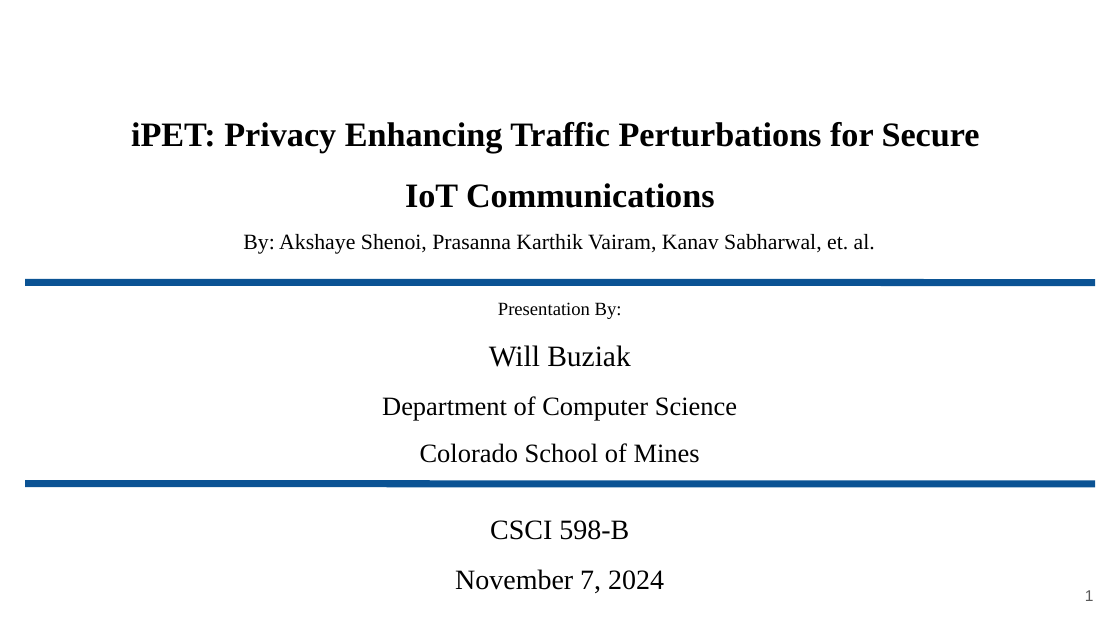
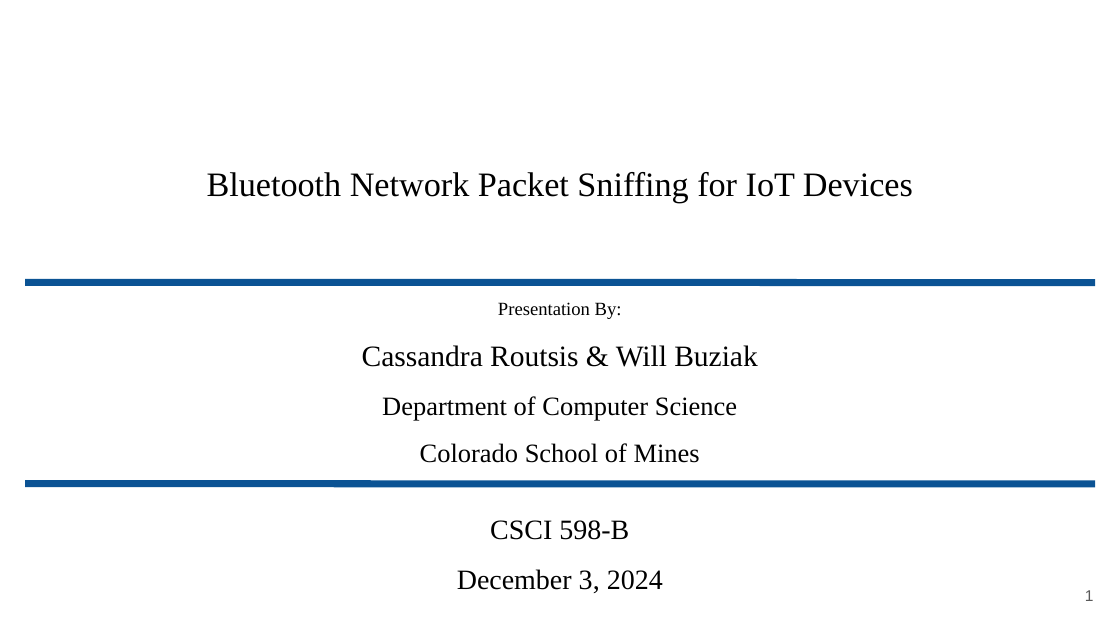
Before and after one commit to wbuz24/analysisProject, a slide deck: slide 1 of final.pptx. Drawn at 1120x630 pixels with LibreOffice and Linux fonts; fonts in the diff are those of the drawing. Boxes give left, top, right and bottom in pixels: in the first picture for what was removed or moved away, otherwise in the second. Text is boxed around its words. In the diff, an @@ line names an element or a change of style, - is before the commit and + after.

Commit message:
updated ppt

```diff
--- a/final.pptx
+++ b/final.pptx
@@ title at (207, 172, 913, 203): text changed; bold off @@
-iPET: Privacy Enhancing Traffic Perturbations for Secure
-IoT Communications
-By: Akshaye Shenoi, Prasanna Karthik Vairam, Kanav Sabharwal, et. al.
+Bluetooth Network Packet Sniffing for IoT Devices
@@ text at (362, 345, 757, 463): text changed @@
-Will Buziak
-Department of Computer Science
-Colorado School of Mines
+Cassandra Routsis & Will Buziak
+Department of Computer Science
+Colorado School of Mines
@@ text at (457, 520, 663, 593): text changed @@
-CSCI 598-B
-November 7, 2024
+CSCI 598-B
+December 3, 2024
```
Also in this commit, not shown: 4 slides added, 25 slides removed.
